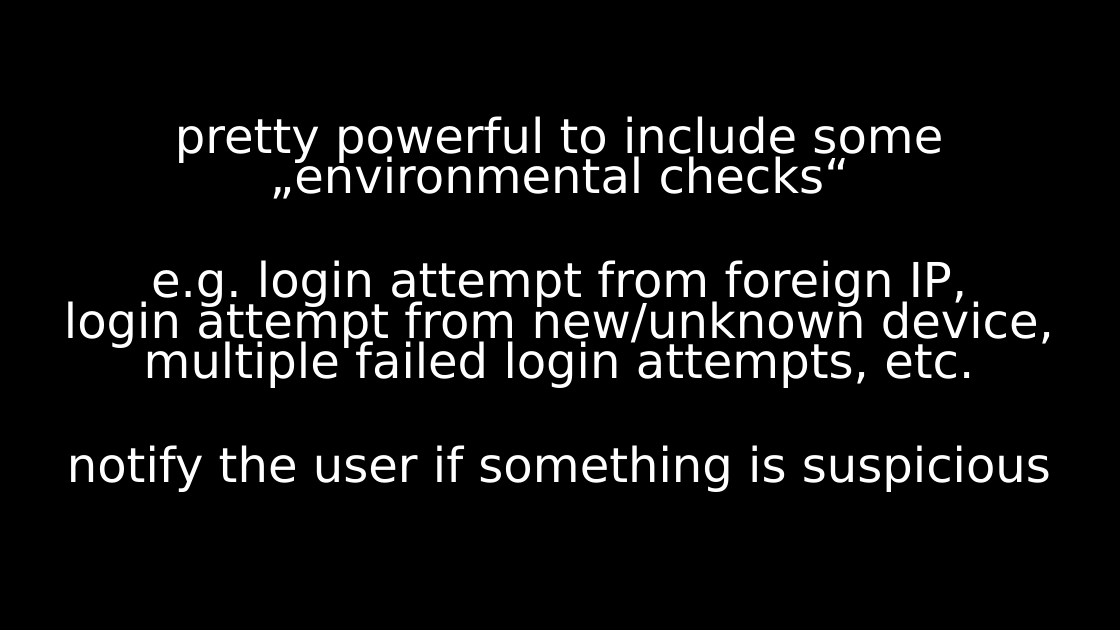
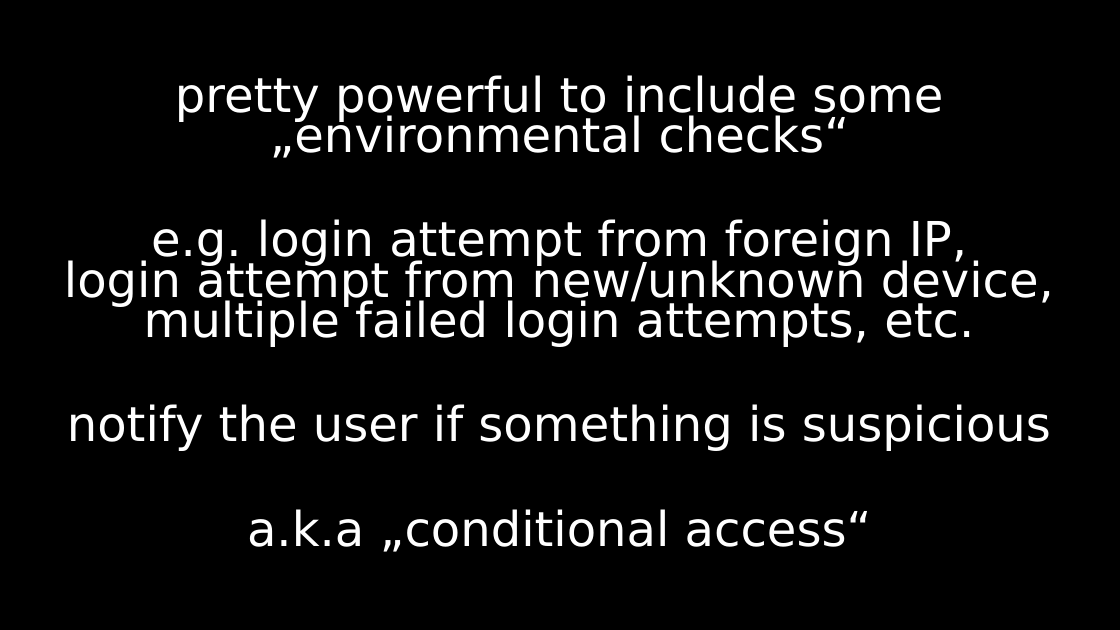
Before and after one commit to dschwarz91/websec-lecture, a slide deck: slide 13 of slides/X_Revision_Day_2.pptx. Drawn at 1120x630 pixels with LibreOffice and Linux fonts; fonts in the diff are those of the drawing. Boxes give left, top, right and bottom in pixels: in the first picture for what was removed or moved away, otherwise in the second. Text is boxed around its words. In the diff, an @@ line names an element or a change of style, - is before the commit and + after.

```diff
--- a/slides/X_Revision_Day_2.pptx
+++ b/slides/X_Revision_Day_2.pptx
@@ text "pretty powerful to include some ...": place and size @@
-text "pretty powerful to include some ..." at <box>64,116,1054,492</box>
+text "pretty powerful to include some ..." at <box>64,75,1054,552</box>
@@ text at <box>247,509,872,552</box>: paragraph added @@
+a.k.a „conditional access“
```
Also in this commit, not shown: 9 other slides changed, 1 slide added, 2 other files.
